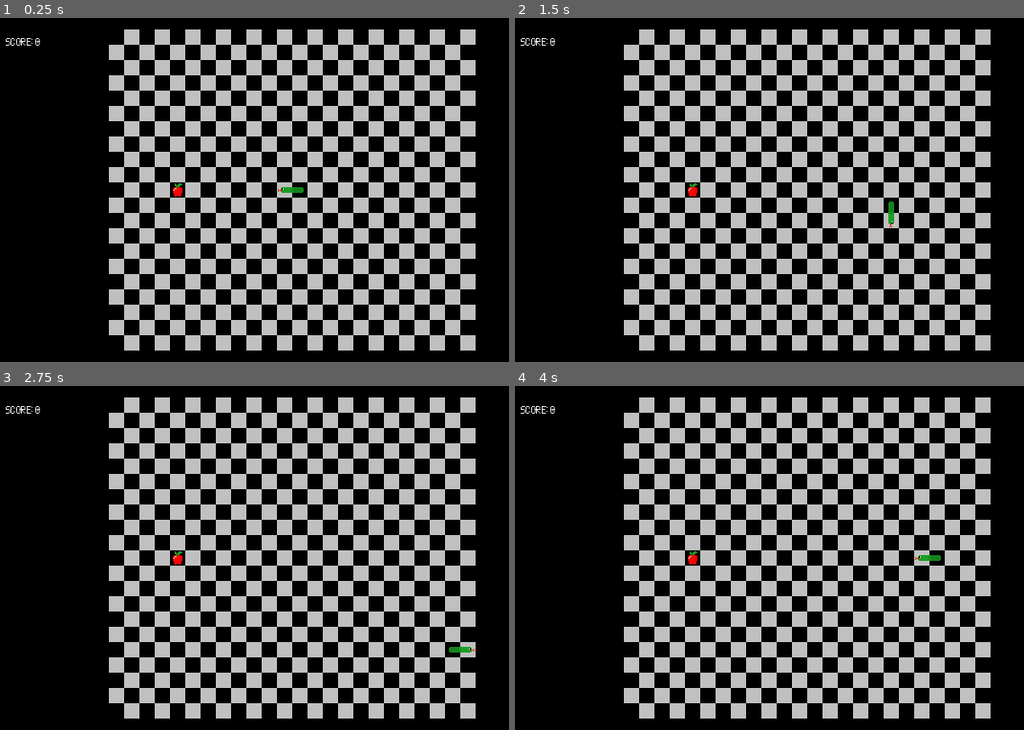
Above: before the commit, frames 1-4 (two rows, left to right).
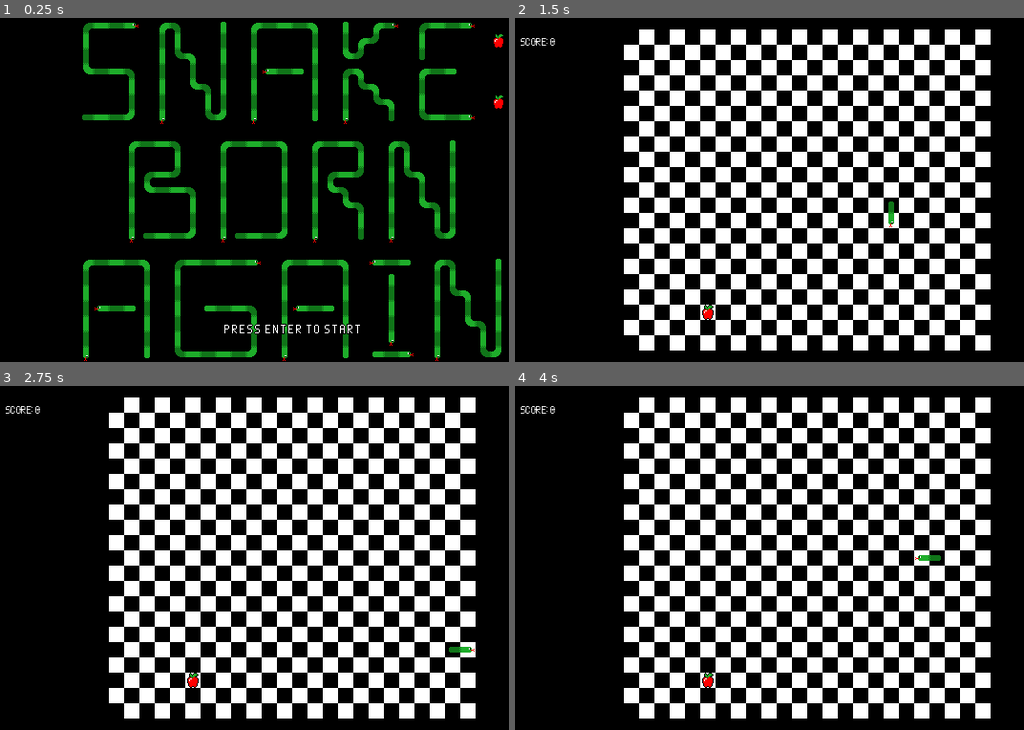
Above: after the commit, the same moments.

Repository: CattacoCattaco/Snake-Reborn
Game: Godot game, scene res://start_menu/start_menu.tscn
The game is run twice, just before and just after one commit, with the same random seed, the same clock (stepped at 60 frames per second) and the same inputs. Before the commit the project starts from res://main.tscn.
Inputs (mouse positions are in pixels of both pictures, inside the frame that each line leads up to):
- Up to frame 1 (0.25 s): no input
- Up to frame 2 (1.5 s): tap Enter (start, bound only after the commit) at 0.5, 1.35 s; move the mouse to (942, 172) at 0.52 s; hold Right (move_right) 0.53-1.28 s; hold Enter (start, bound only after the commit) 0.53-1.28 s; click (942, 172) at 0.67 s; move the mouse to (682, 207) at 1.27 s; hold Down (move_down) from 1.28 s (still down)
- Up to frame 3 (2.75 s): move the mouse to (351, 482) at 2.02 s; release Down (move_down) at 2.03 s; hold Right (move_right) from 2.03 s (still down); hold Enter (start, bound only after the commit) from 2.03 s (still down); tap Alt at 2.1 s
- Up to frame 4 (4 s): move the mouse to (774, 626) at 2.77 s; release Right (move_right) at 2.78 s; release Enter (start, bound only after the commit) at 2.78 s; hold Up (move_up) 2.78-3.53 s; tap Shift at 2.85 s; click (774, 626) at 2.92 s; tap Enter (start, bound only after the commit) at 3.05, 3.5 s; move the mouse to (988, 609) at 3.52 s; hold Left (move_left) from 3.53 s (still down); hold Enter (start, bound only after the commit) from 3.53 s (still down)

The runs differ from the first frame. In frame 1, 42% of the frame differs, in the area x 1-99%, y 1-100%; in frame 2, 34%; in frame 3, 34%; in frame 4, 34%.

Commit message:
Add Title Screen
Added title screen when you open the game

Diff:
--- a/project.godot
+++ b/project.godot
@@ -11,7 +11,7 @@
 [application]
 
 config/name="Snake Reborn"
-run/main_scene="uid://d0t42184sogyl"
+run/main_scene="uid://837kgiieax7j"
 config/features=PackedStringArray("4.6", "Forward Plus")
 config/icon="res://icon.svg"
 
@@ -52,6 +52,11 @@
 , Object(InputEventKey,"resource_local_to_scene":false,"resource_name":"","device":-1,"window_id":0,"alt_pressed":false …(183 unchanged characters)…
 ]
 }
+start={
+"deadzone": 0.2,
+"events": [Object(InputEventKey,"resource_local_to_scene":false,"resource_name":"","device":-1,"window_id":0,"alt_pressed":false,"shift_pressed":false,"ctrl_pressed":false,"meta_pressed":false,"pressed":false,"keycode":4194309,"physical_keycode":0,"key_label":0,"unicode":0,"location":0,"echo":false,"script":null)
+]
+}
 
 [physics]
 
--- /dev/null
+++ b/recolor/enter_to_start.gdshader
@@ -0,0 +1,33 @@
+shader_type canvas_item;
+
+uniform sampler2D palette;
+uniform int precision = 5;
+
+float get_phase_alpha_mult() {
+	float mult = 0.0;
+	for(int i = 1; i <= precision; i++) {
+		mult += floor(mod(TIME / 1.5, 2.0) + 0.3 * float((precision - i)) / float(precision));
+	}
+	mult = abs(-mult / float(precision) + 1.0);
+	return mult;
+}
+
+void vertex() {
+	// Called for every vertex the material is visible on.
+}
+
+void fragment() {
+	float alpha = COLOR.a;
+	if(COLOR.r > 0.9) {
+		COLOR = texture(palette, vec2(0.3, 0.75));
+	}
+	else {
+		COLOR = texture(palette, vec2(0.1, 0.75));
+	}
+	COLOR.a = alpha * get_phase_alpha_mult();
+}
+
+//void light() {
+//	// Called for every pixel for every light affecting the CanvasItem.
+//	// Uncomment to replace the default light processing function with this one.
+//}
--- a/tile_map/tile/tile.gdshader
+++ b/recolor/recolor.gdshader
@@ -8,7 +8,7 @@
 
 void fragment() {
 	float alpha = COLOR.a;
-	COLOR = texture(palette, vec2(COLOR.r, 0));
+	COLOR = texture(palette, vec2((floor(COLOR.r * 5.0) + 0.5) / 5.0, 0));
 	COLOR.a = alpha;
 }
 
--- /dev/null
+++ b/start_menu/start_menu.gd
@@ -0,0 +1,32 @@
+class_name StartMenu
+extends Control
+
+@export var main_scene: PackedScene
+
+@export var title_screen: Sprite2D
+@export var press_enter_to_start: Sprite2D
+
+
+func _ready() -> void:
+	var level: SnakeTileMap.Level = (randi_range(0, SnakeTileMap.Level.LEVEL_COUNT - 1)
+			as SnakeTileMap.Level)
+	var palette: Texture2D = SnakeTileMap.get_level_light_palette(level)
+
+	title_screen.material = ShaderMaterial.new()
+	title_screen.material.shader = preload("res://recolor/recolor.gdshader")
+	title_screen.material.set_shader_parameter("palette", palette)
+
+	press_enter_to_start.material = ShaderMaterial.new()
+	press_enter_to_start.material.shader = preload("res://recolor/enter_to_start.gdshader")
+	press_enter_to_start.material.set_shader_parameter("palette", palette)
+
+	grab_focus()
+
+
+func _gui_input(event: InputEvent) -> void:
+	if event is InputEventKey:
+		if event.is_action_pressed("start"):
+			print("hi")
+			var main: Node2D = main_scene.instantiate()
+			get_tree().root.add_child(main)
+			queue_free()
--- /dev/null
+++ b/start_menu/start_menu.tscn
@@ -0,0 +1,44 @@
+[gd_scene format=3 uid="uid://837kgiieax7j"]
+
+[ext_resource type="Shader" uid="uid://i5dexvhnvoaj" path="res://recolor/recolor.gdshader" id="1_pelf0"]
+[ext_resource type="Script" uid="uid://cmm3xxu43gxfq" path="res://start_menu/start_menu.gd" id="1_unh8j"]
+[ext_resource type="PackedScene" uid="uid://d0t42184sogyl" path="res://main.tscn" id="2_0uyxu"]
+[ext_resource type="Texture2D" uid="uid://cxwq4c07qitj1" path="res://tile_map/tile/color_palettes/snake_colors_light.png" id="2_x6gm5"]
+[ext_resource type="Texture2D" uid="uid://cs1s632kod3sm" path="res://start_menu/title_screen.png" id="3_unh8j"]
+[ext_resource type="Shader" uid="uid://cb4cg1ippbe5k" path="res://recolor/enter_to_start.gdshader" id="5_dkj6a"]
+[ext_resource type="Texture2D" uid="uid://d3542fxevlptw" path="res://start_menu/press_enter_to_start.png" id="6_0uyxu"]
+
+[sub_resource type="ShaderMaterial" id="ShaderMaterial_dkj6a"]
+shader = ExtResource("1_pelf0")
+shader_parameter/palette = ExtResource("2_x6gm5")
+
+[sub_resource type="ShaderMaterial" id="ShaderMaterial_0h8rd"]
+shader = ExtResource("5_dkj6a")
+shader_parameter/palette = ExtResource("2_x6gm5")
+shader_parameter/precision = 25
+
+[node name="StartMenu" type="Control" unique_id=1309377605 node_paths=PackedStringArray("title_screen", "press_enter_to_start")]
+layout_mode = 3
+anchors_preset = 15
+anchor_right = 1.0
+anchor_bottom = 1.0
+grow_horizontal = 2
+grow_vertical = 2
+size_flags_horizontal = 3
+size_flags_vertical = 3
+focus_mode = 2
+script = ExtResource("1_unh8j")
+main_scene = ExtResource("2_0uyxu")
+title_screen = NodePath("TitleScreen")
+press_enter_to_start = NodePath("PressEnterToStart")
+
+[node name="TitleScreen" type="Sprite2D" parent="." unique_id=352064342]
+material = SubResource("ShaderMaterial_dkj6a")
+texture = ExtResource("3_unh8j")
+centered = false
+
+[node name="PressEnterToStart" type="Sprite2D" parent="." unique_id=275594828]
+material = SubResource("ShaderMaterial_0h8rd")
+position = Vector2(248, 320)
+texture = ExtResource("6_0uyxu")
+centered = false
--- a/tile_map/snake_tile_map.gd
+++ b/tile_map/snake_tile_map.gd
@@ -4,6 +4,7 @@
 enum Level {
 	NORMAL,
 	GHOST,
+	LEVEL_COUNT,
 }
 
 const MOVE_TIME_SECONDS: float = 0.125
@@ -26,6 +27,27 @@
 	set(value):
 		score = value
 		score_label.text = "Score: %d" % score
+
+
+static func get_level_light_palette(comp_level: Level) -> Texture2D:
+	match comp_level:
+		Level.NORMAL:
+			return preload("res://tile_map/tile/color_palettes/snake_colors_light.png")
+		Level.GHOST:
+			return preload("res://tile_map/tile/color_palettes/snake_colors_ghost.png")
+
+	return preload("res://tile_map/tile/color_palettes/snake_colors_light.png")
+
+
+static func get_level_dark_palette(comp_level: Level) -> Texture2D:
+	match comp_level:
+		Level.NORMAL:
+			return preload("res://tile_map/tile/color_palettes/snake_colors_dark.png")
+		Level.GHOST:
+			return preload("res://tile_map/tile/color_palettes/snake_colors_ghost.png")
+
+	return preload("res://tile_map/tile/color_palettes/snake_colors_dark.png")
+
 
 func _ready() -> void:
 	var offset := Vector2i(320, 180) - (board_size * 8)
@@ -256,20 +278,8 @@
 
 
 func get_light_palette() -> Texture2D:
-	match level:
-		Level.NORMAL:
-			return preload("res://tile_map/tile/color_palettes/snake_colors_light.png")
-		Level.GHOST:
-			return preload("res://tile_map/tile/color_palettes/snake_colors_ghost.png")
-
-	return preload("res://tile_map/tile/color_palettes/snake_colors_light.png")
+	return get_level_light_palette(level)
 
 
 func get_dark_palette() -> Texture2D:
-	match level:
-		Level.NORMAL:
-			return preload("res://tile_map/tile/color_palettes/snake_colors_dark.png")
-		Level.GHOST:
-			return preload("res://tile_map/tile/color_palettes/snake_colors_ghost.png")
-
-	return preload("res://tile_map/tile/color_palettes/snake_colors_dark.png")
+	return get_level_dark_palette(level)
--- a/tile_map/tile/tile.gd
+++ b/tile_map/tile/tile.gd
@@ -27,7 +27,7 @@
 	set(value):
 		if not material or material is not ShaderMaterial:
 			material = ShaderMaterial.new()
-			material.shader = preload("res://tile_map/tile/tile.gdshader")
+			material.shader = preload("res://recolor/recolor.gdshader")
 
 		color_palette = value
 		material.set_shader_parameter("palette", value)
Not shown, added: recolor/enter_to_start.gdshader.uid
Renamed: tile_map/tile/tile.gdshader.uid -> recolor/recolor.gdshader.uid
Binary file added: start_menu/press_enter_to_start.png
Not shown, added: start_menu/press_enter_to_start.png.import
Not shown, added: start_menu/start_menu.gd.uid
Binary file added: start_menu/title_screen.png
Not shown, added: start_menu/title_screen.png.import
